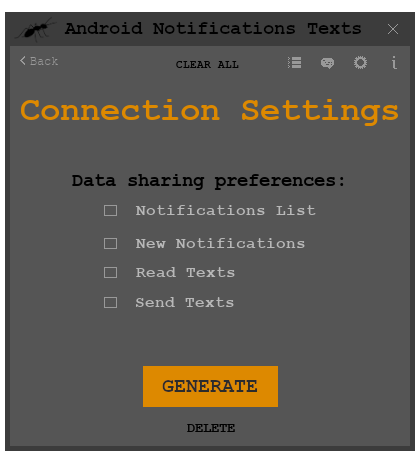
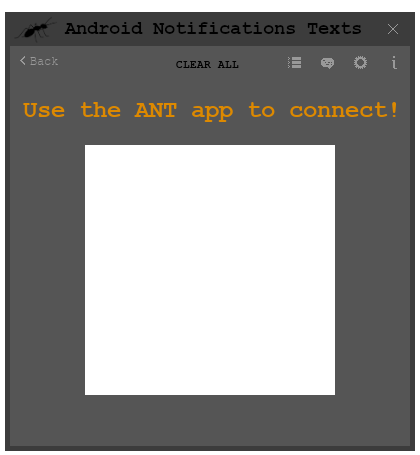
Layer changes from the first 420 x 455 image to the second:
hid group "options" (25 layers) over (21, 99, 398, 432)
showed group "scan" (2 layers) over (23, 102, 397, 395)
